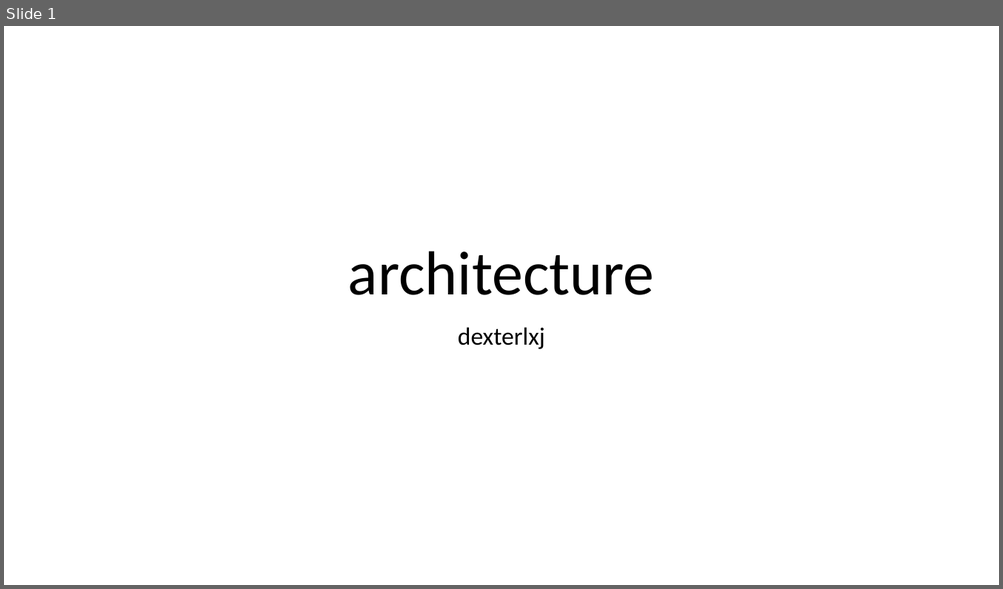
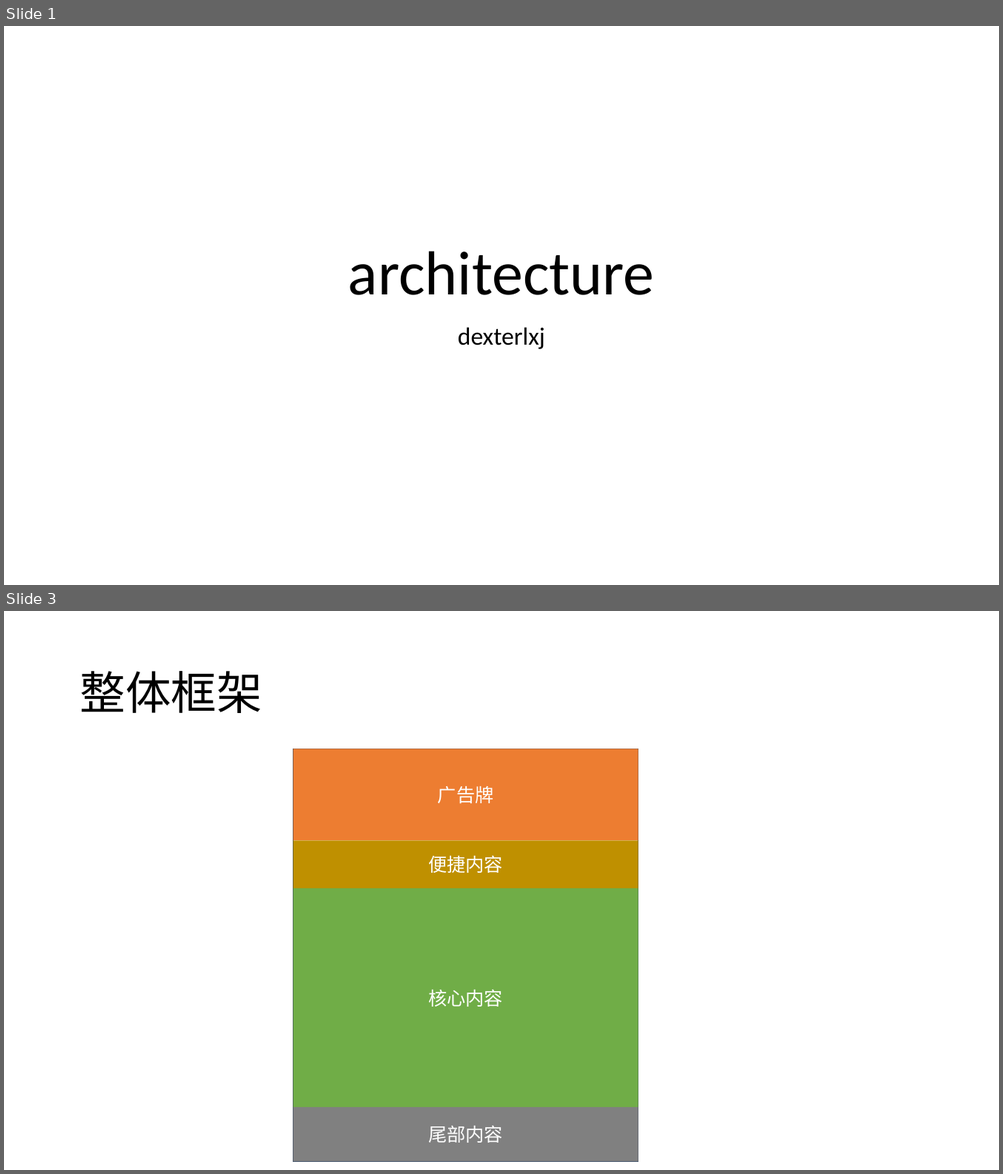
Before and after one commit to leixiangjian/design, a slide deck: architecture.pptx. Shown one above the other, each under a label of ours: slide 1 before the commit, slides 1 and 3 after it; the slides between them are not shown. The pictures are 1003x589 and 1003x1174 pixels, drawn with LibreOffice and Linux fonts; fonts in the diff are those of the drawing. Boxes give left, top, right and bottom in pixels: in the first picture for what was removed or moved away, otherwise in the second. Text is boxed around its words. In the diff, an @@ line names an element or a change of style, - is before the commit and + after.

```diff
--- a/architecture.pptx
+++ b/architecture.pptx
@@ slide 3 added at bbox=[4, 611, 999, 1170], background #FFFFFF @@
@@ title added at bbox=[79, 671, 262, 713], 44 pt, text #000000 @@
+整体框架
@@ rectangle added at bbox=[293, 749, 638, 1162], outline #44546A 1 pt @@
@@ rectangle added at bbox=[293, 749, 638, 841], fill #ED7D31, 18 pt, text #FFFFFF @@
+广告牌
@@ rectangle added at bbox=[293, 841, 638, 889], fill #BF9000, 18 pt, text #FFFFFF @@
+便捷内容
@@ rectangle added at bbox=[293, 889, 638, 1108], fill #70AD47, 18 pt, text #FFFFFF @@
+核心内容
@@ rectangle added at bbox=[293, 1108, 638, 1162], fill #808080, 18 pt, text #FFFFFF @@
+尾部内容
```
Also in this commit, not shown: 3 other slides added, 1 slide removed.
